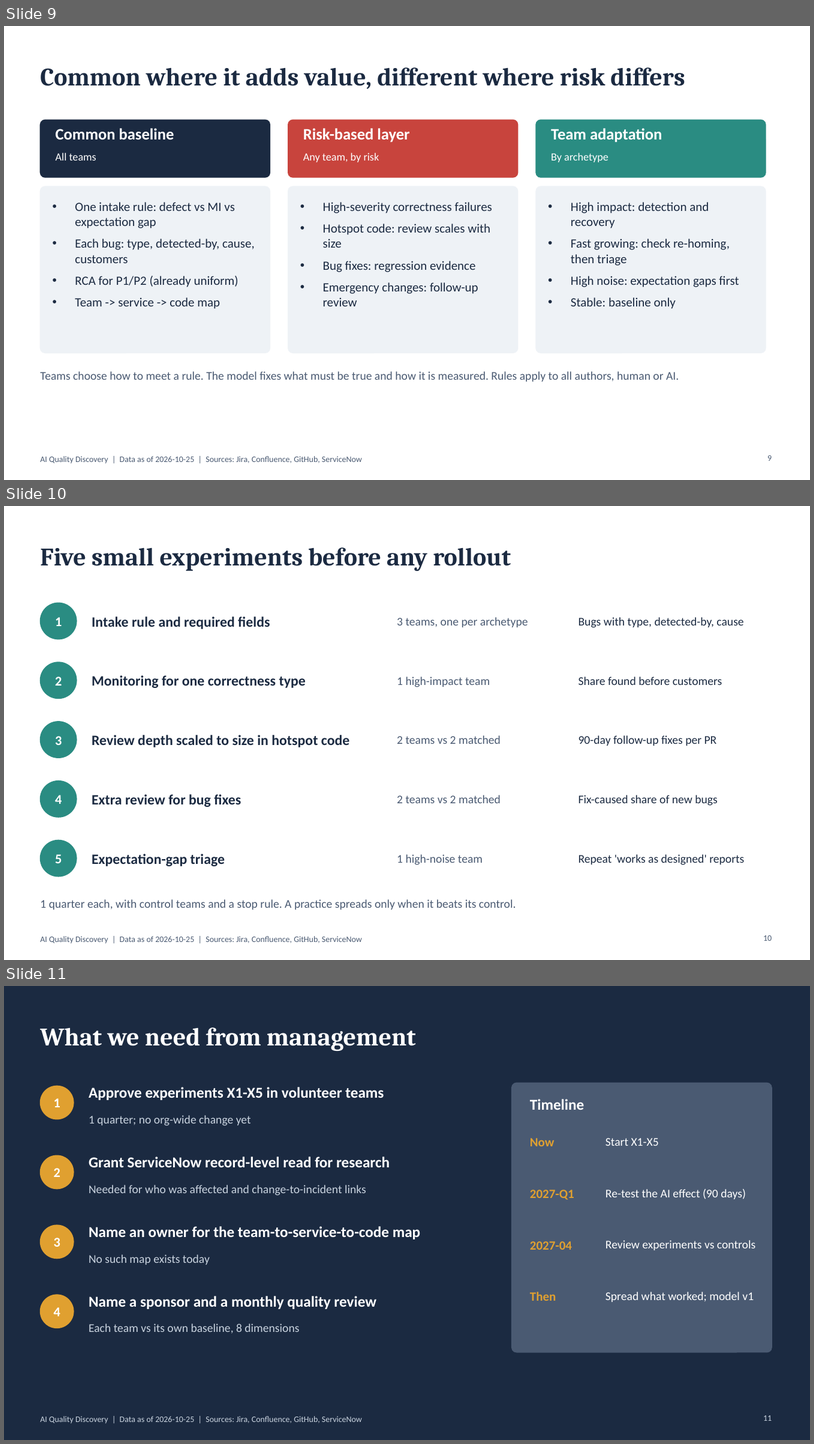
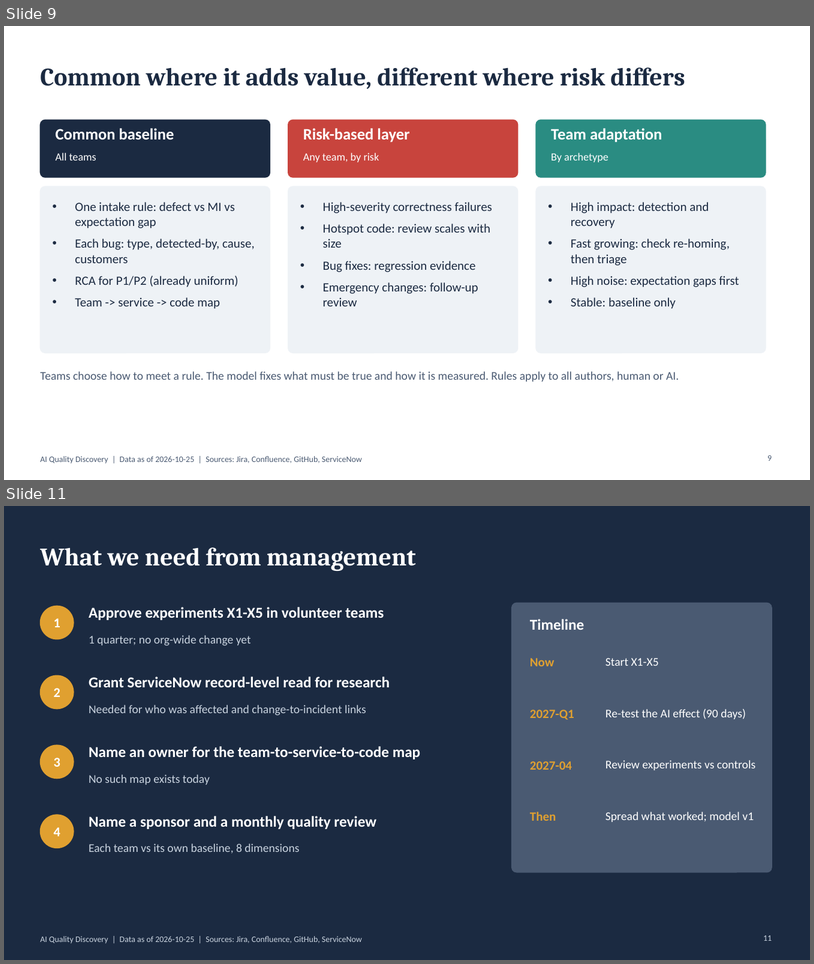
Before and after one commit to Guy-nice/ai-quality-discovery-factory, a slide deck: docs/05-summary/management-deck-v2.pptx. Shown one above the other, each under a label of ours: slides 9, 10 and 11 before the commit, slides 9 and 11 after it; the slides between them are not shown. The pictures are 814x1444 and 814x964 pixels, drawn with LibreOffice and Linux fonts; fonts in the diff are those of the drawing. Boxes give left, top, right and bottom in pixels: in the first picture for what was removed or moved away, otherwise in the second. Text is boxed around its words. In the diff, an @@ line names an element or a change of style, - is before the commit and + after.

```diff
--- a/docs/05-summary/management-deck-v2.pptx
+++ b/docs/05-summary/management-deck-v2.pptx
@@ slide 10 removed at (x1=4, y1=506, x2=810, y2=960), background #FFFFFF; not listed: 1 template element that a slide beside it also shows @@
@@ title removed at (x1=40, y1=547, x2=511, y2=571) @@
-Five small experiments before any rollout
@@ ellipse removed at (x1=40, y1=603, x2=77, y2=639) @@
@@ text removed at (x1=55, y1=617, x2=62, y2=626) @@
-1
@@ text removed at (x1=92, y1=616, x2=270, y2=629) @@
-Intake rule and required fields
@@ text removed at (x1=397, y1=617, x2=528, y2=627) @@
-3 teams, one per archetype
@@ text removed at (x1=579, y1=617, x2=744, y2=628) @@
-Bugs with type, detected-by, cause
@@ ellipse removed at (x1=40, y1=662, x2=77, y2=699) @@
@@ text removed at (x1=55, y1=676, x2=62, y2=685) @@
-2
@@ text removed at (x1=92, y1=675, x2=306, y2=688) @@
-Monitoring for one correctness type
@@ text removed at (x1=397, y1=676, x2=490, y2=687) @@
-1 high-impact team
@@ text removed at (x1=579, y1=676, x2=722, y2=685) @@
-Share found before customers
@@ ellipse removed at (x1=40, y1=721, x2=77, y2=757) @@
@@ text removed at (x1=55, y1=736, x2=62, y2=745) @@
-3
@@ text removed at (x1=92, y1=735, x2=350, y2=747) @@
-Review depth scaled to size in hotspot code
@@ text removed at (x1=397, y1=735, x2=501, y2=744) @@
-2 teams vs 2 matched
@@ text removed at (x1=579, y1=735, x2=717, y2=745) @@
-90-day follow-up fixes per PR
@@ ellipse removed at (x1=40, y1=781, x2=77, y2=817) @@
@@ text removed at (x1=55, y1=795, x2=62, y2=804) @@
-4
@@ text removed at (x1=92, y1=794, x2=241, y2=807) @@
-Extra review for bug fixes
@@ text removed at (x1=397, y1=795, x2=501, y2=803) @@
-2 teams vs 2 matched
@@ text removed at (x1=579, y1=795, x2=718, y2=805) @@
-Fix-caused share of new bugs
@@ ellipse removed at (x1=40, y1=840, x2=77, y2=876) @@
@@ text removed at (x1=55, y1=854, x2=62, y2=863) @@
-5
@@ text removed at (x1=92, y1=853, x2=225, y2=866) @@
-Expectation-gap triage
@@ text removed at (x1=397, y1=854, x2=483, y2=865) @@
-1 high-noise team
@@ text removed at (x1=579, y1=854, x2=744, y2=865) @@
-Repeat 'works as designed' reports
@@ text removed at (x1=40, y1=899, x2=516, y2=909) @@
-1 quarter each, with control teams and a stop rule. A practice spreads only when it beats its control.
@@ page number removed at (x1=764, y1=935, x2=772, y2=940) @@
-10
```
Also in this commit, not shown: 1 slide added, 4 other files.
